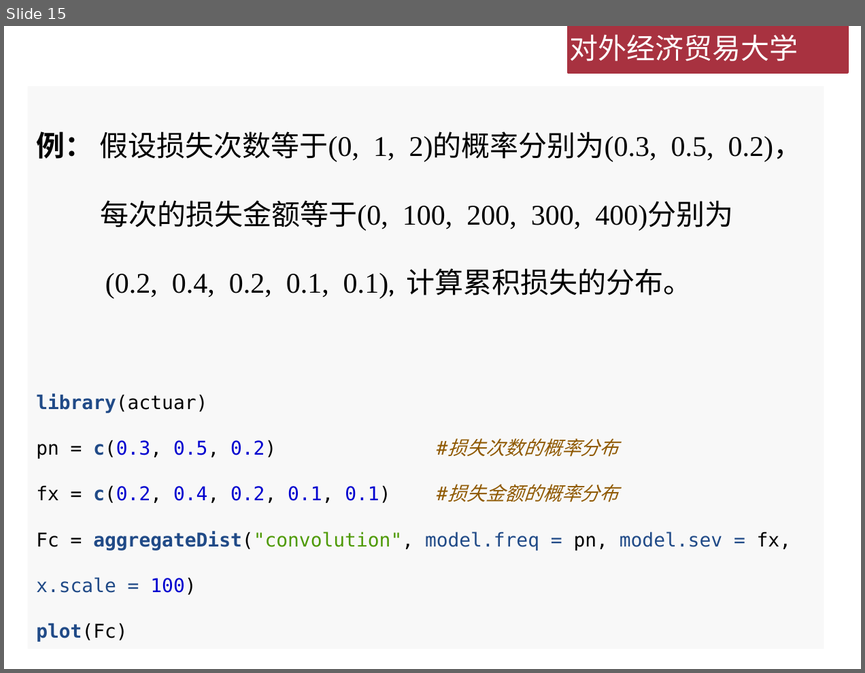
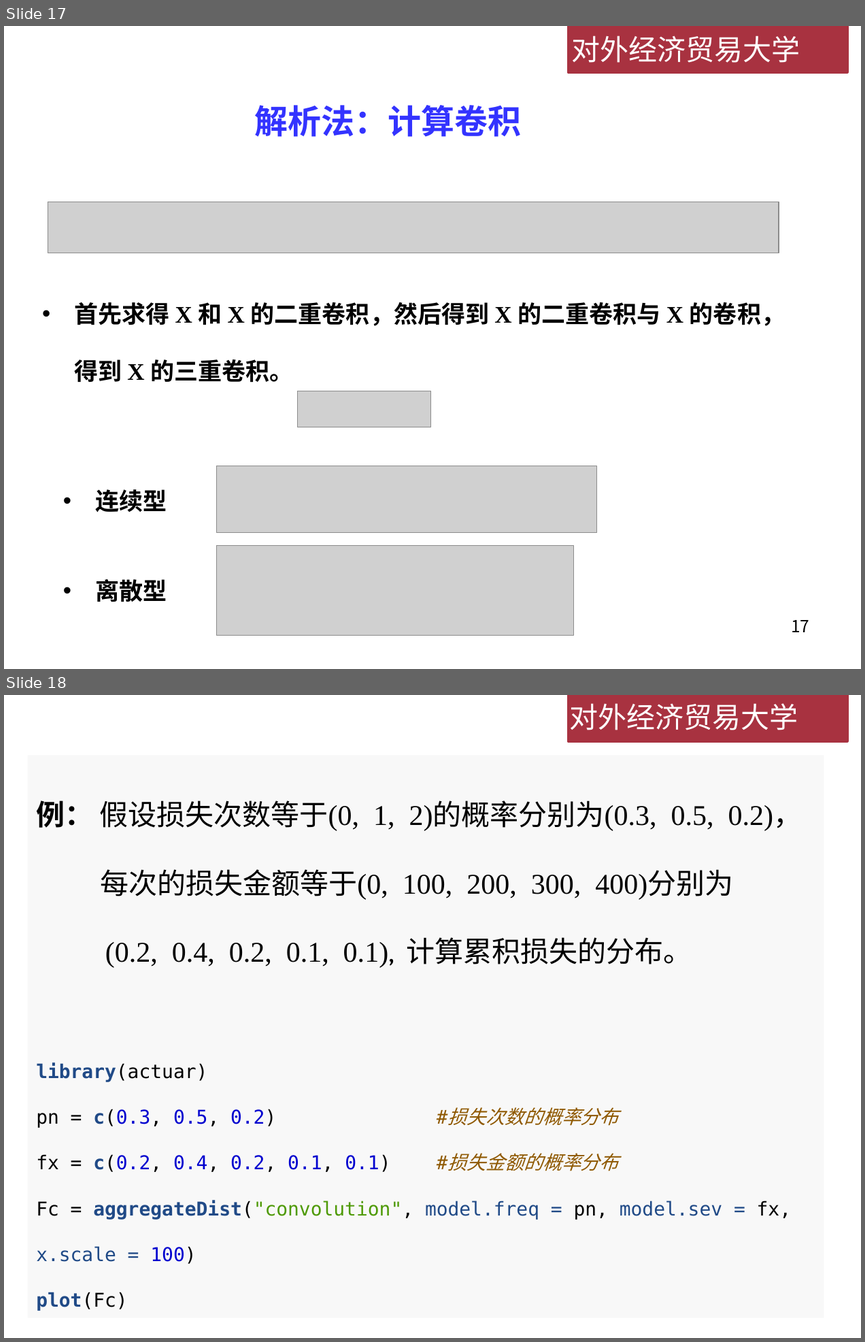
Before and after one commit to lizhengxiao/Non-life-Insurance-Actuarial-Science, a slide deck: Lectures/Week 6 - 累积损失模型.pptx. Shown one above the other, each under a label of ours: slide 15 before the commit, slides 17 and 18 after it. The pictures are 865x673 and 865x1342 pixels, drawn with LibreOffice and Linux fonts; fonts in the diff are those of the drawing; grey boxes stand for pictures; background and template pictures are left out. Boxes give left, top, right and bottom in pixels: in the first picture for what was removed or moved away, otherwise in the second. Text is boxed around its words. In the diff, an @@ line names an element or a change of style, - is before the commit and + after.

```diff
--- a/Lectures/Week 6 - 累积损失模型.pptx
+++ b/Lectures/Week 6 - 累积损失模型.pptx
@@ slide 17 added at box(4, 26, 861, 669), background #FFFFFF; not listed: 2 template elements that a slide beside it also shows @@
@@ title added at box(255, 105, 521, 137), 28 pt, text #3333FF, bold @@
+解析法：计算卷积
@@ picture added at box(48, 201, 779, 253) @@
@@ text added at box(74, 302, 785, 382), 20 pt, text #000000, bold @@
+• 首先求得 X 和 X 的二重卷积，然后得到 X 的二重卷积与 X 的卷积，得到 X 的三重卷积。
@@ picture added at box(298, 391, 432, 427) @@
@@ picture added at box(216, 465, 597, 533) @@
@@ text added at box(95, 489, 167, 512), 20 pt, text #000000, bold @@
+• 连续型
@@ picture added at box(216, 546, 574, 635) @@
@@ text added at box(95, 579, 167, 601), 20 pt, text #000000, bold @@
+• 离散型
@@ page number added at box(791, 620, 809, 632), 14 pt, text #000000 @@
+17
@@ what was slide 15 is now slide 18 @@
```
Also in this commit, not shown: 12 slides changed, 9 other slides added, 2 slides removed, 1 other file.
